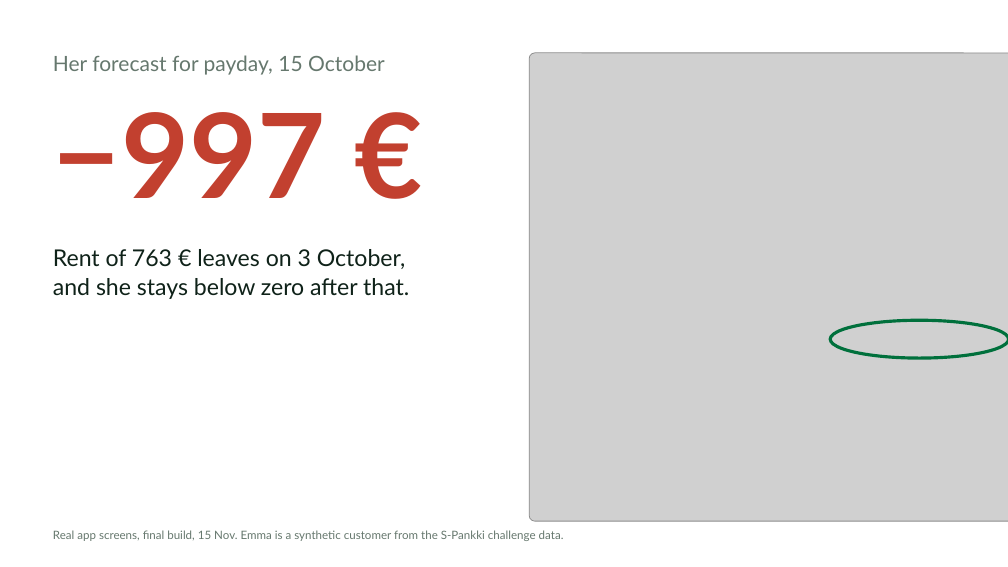
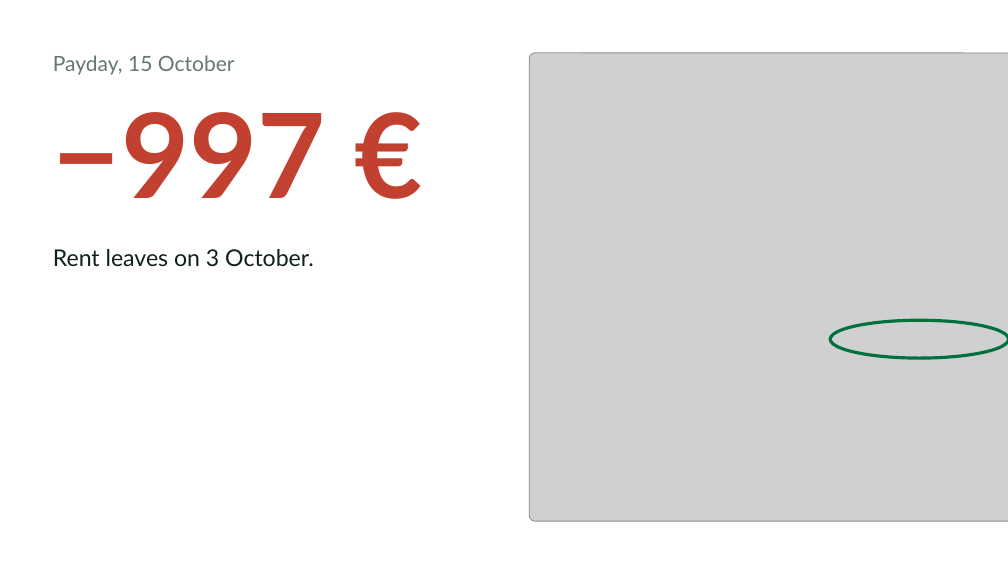
Before and after one commit to Asmoww/junction-s-pankki, a slide deck: slide 2 of docs/slides/S-Pankki-editorial.pptx. Drawn at 1008x567 pixels with LibreOffice and Linux fonts; fonts in the diff are those of the drawing; grey boxes stand for pictures. Boxes give left, top, right and bottom in pixels: in the first picture for what was removed or moved away, otherwise in the second. Text is boxed around its words. In the diff, an @@ line names an element or a change of style, - is before the commit and + after.

```diff
--- a/docs/slides/S-Pankki-editorial.pptx
+++ b/docs/slides/S-Pankki-editorial.pptx
@@ text at (53,55,235,75): text changed @@
-Her forecast for payday, 15 October
+Payday, 15 October
@@ text at (53,249,314,266): text changed @@
-Rent of 763 € leaves on 3 October, and she stays below zero after that.
+Rent leaves on 3 October.
@@ text removed at (53,530,564,541) @@
-Real app screens, final build, 15 Nov. Emma is a synthetic customer from the S-Pankki challenge data.
```
Also in this commit, not shown: 8 other slides changed, 4 other files.
